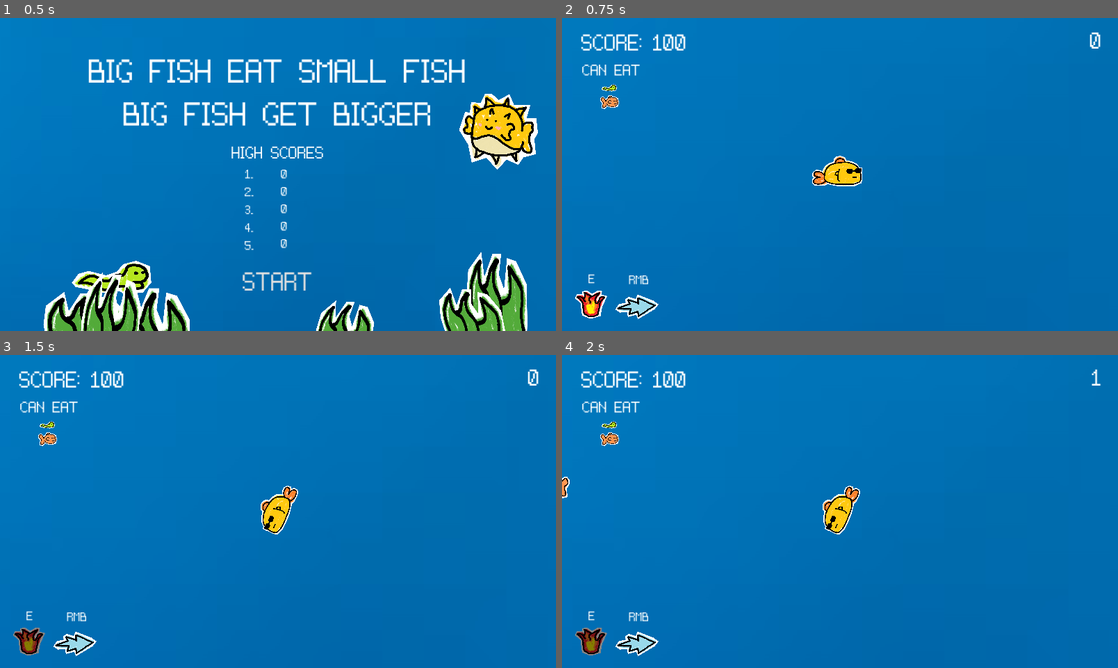
Above: before the commit, frames 1-4 (two rows, left to right).
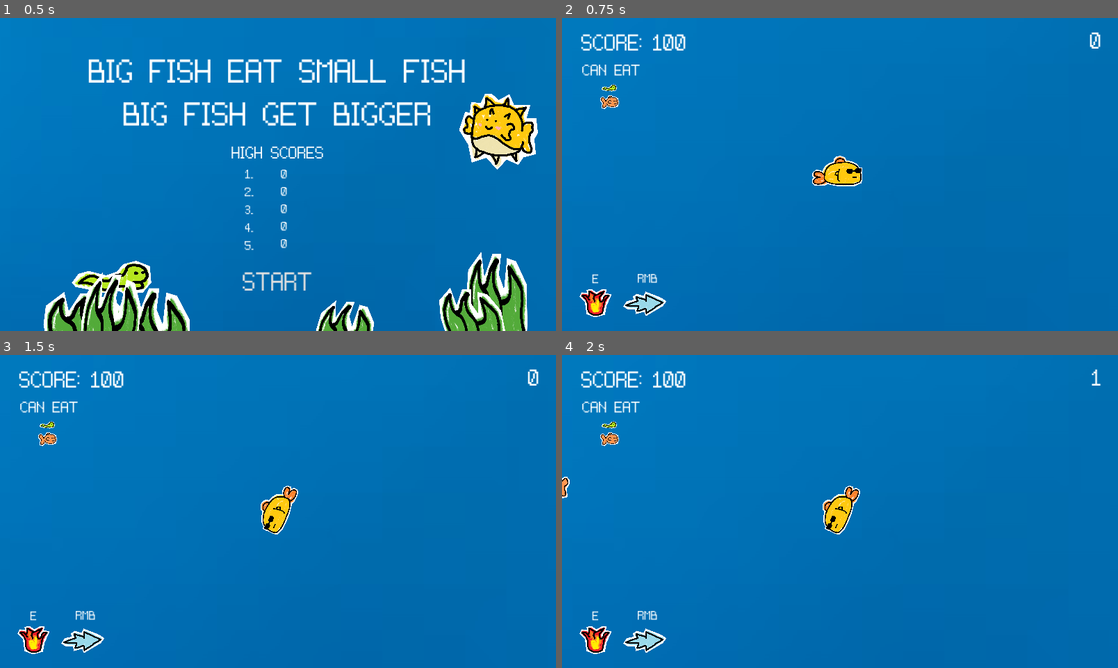
Above: after the commit, the same moments.

Repository: bryanjhdang/gmtk2024
Game: Godot game, scene res://scenes/menu.tscn
The game is run twice, just before and just after one commit, with the same random seed, the same clock (stepped at 60 frames per second) and the same inputs.
Inputs (mouse positions are in pixels of both pictures, inside the frame that each line leads up to):
- Up to frame 1 (0.5 s): no input
- Up to frame 2 (0.75 s): click "START" at 0.5 s
- Up to frame 3 (1.5 s): tap Enter at 1.25 s; move the mouse to (250, 574) at 1.27 s; hold E (frenzy) from 1.28 s (still down); tap W (chomp) at 1.35 s
- Up to frame 4 (2 s): keep holding E (frenzy)

Frame 1 is identical in both runs. In frame 2, 0.9% of the frame differs, in the area x 2-19%, y 81-97%; in frame 3, 0.9%; in frame 4, 0.9%.

Commit message:
add fixed ability assets

Diff:
--- a/scenes/dash_icon.tscn
+++ b/scenes/dash_icon.tscn
@@ -7,8 +7,8 @@
 script = ExtResource("1_wccc4")
 
 [node name="TextureProgressBar" type="TextureProgressBar" parent="."]
-offset_right = 1059.0
-offset_bottom = 913.0
+offset_right = 912.0
+offset_bottom = 794.0
 scale = Vector2(0.1, 0.1)
 texture_under = ExtResource("2_wlem2")
 texture_progress = ExtResource("2_wlem2")
--- a/scenes/frenzy_icon.tscn
+++ b/scenes/frenzy_icon.tscn
@@ -7,8 +7,10 @@
 script = ExtResource("1_0lhda")
 
 [node name="TextureProgressBar" type="TextureProgressBar" parent="."]
-offset_right = 400.0
-offset_bottom = 400.0
+offset_left = 0.999998
+offset_top = 0.999999
+offset_right = 684.0
+offset_bottom = 605.0
 scale = Vector2(0.1, 0.1)
 texture_under = ExtResource("2_51cmq")
 texture_progress = ExtResource("2_51cmq")
--- a/scenes/hud.tscn
+++ b/scenes/hud.tscn
@@ -50,31 +50,31 @@
 text = "SCORE"
 
 [node name="FrenzyIcon" parent="." instance=ExtResource("3_hfyng")]
-position = Vector2(16, 552)
+position = Vector2(35, 559)
 
 [node name="Timer" type="Timer" parent="FrenzyIcon"]
 wait_time = 10.0
 
 [node name="Label" type="Label" parent="FrenzyIcon"]
-offset_left = 39.0
-offset_top = -30.0
-offset_right = 79.0
-offset_bottom = 2.0
+offset_left = 28.0
+offset_top = -37.0
+offset_right = 68.0
+offset_bottom = -5.0
 theme_override_fonts/font = ExtResource("2_afe6v")
 theme_override_font_sizes/font_size = 24
 text = "E"
 
 [node name="DashIcon" parent="." instance=ExtResource("3_fdjad")]
-position = Vector2(106, 552)
+position = Vector2(126, 552)
 
 [node name="Timer" type="Timer" parent="DashIcon"]
 wait_time = 2.0
 
 [node name="Label" type="Label" parent="DashIcon"]
-offset_left = 33.0
-offset_top = -28.0
-offset_right = 74.0
-offset_bottom = 4.0
+offset_left = 31.0
+offset_top = -31.0
+offset_right = 72.0
+offset_bottom = 1.0
 theme_override_fonts/font = ExtResource("2_afe6v")
 theme_override_font_sizes/font_size = 24
 text = "RMB"
--- a/scripts/fish.gd
+++ b/scripts/fish.gd
@@ -50,11 +50,11 @@
 func _on_detection_range_body_entered(body: Node2D) -> void:
 	#if game_manager.score < value:
 	is_detected = true
-	print('im gonna getcha!')
+	#print('im gonna getcha!')
 
 func _on_detection_range_body_exited(body: Node2D) -> void:
 	is_detected = false
-	print('phew im safe!!')
+	#print('phew im safe!!')
 
 func interact_with_player():
 	var direction: Vector2
--- a/scripts/game_manager.gd
+++ b/scripts/game_manager.gd
@@ -16,7 +16,7 @@
 func add_point(amount: float) -> void:
 	score += amount
 	update_score_label()
-	print(score)
+	#print(score)
 
 func update_score_label() -> void:
 	if hud:
@@ -25,13 +25,13 @@
 func set_winner() -> void:
 	self.addScore(score)
 	Global.latestScore = score
-	print("latest score: %d" % score)
+	#print("latest score: %d" % score)
 	get_tree().change_scene_to_file.call_deferred("res://scenes/winner.tscn")
 
 func set_game_over() -> void:
 	self.addScore(score)
 	Global.latestScore = score
-	print("latest score: %d" % score)
+	#print("latest score: %d" % score)
 	get_tree().change_scene_to_file.call_deferred("res://scenes/game_over.tscn")
 
 func addScore(score) -> void:
@@ -44,7 +44,7 @@
 	Global.save_data.high_score_4 = Global.topScores[3]
 	Global.save_data.high_score_5 = Global.topScores[4]
 	Global.save_data.save()
-	print(Global.topScores)
+	#print(Global.topScores)
 
 func descending_bsearch(a, b) -> bool:
 	if a >= b:
--- a/scripts/hud.gd
+++ b/scripts/hud.gd
@@ -38,6 +38,7 @@
 
 func _process(delta):
 	frenzy_icon.pb.value = 100 - (frenzyTimer.time_left * 10)
+	print(frenzyTimer.time_left)
 	dash_icon.pb.value = 100 - (dashTimer.time_left * 100 / 2)
 	time += delta
 	$timerLabel.text = "%d" % time
--- a/scripts/player.gd
+++ b/scripts/player.gd
@@ -134,23 +134,29 @@
 
 # The player bites on an enemy giving bonus combos
 func _chomp() -> void:
-	print("chomp")
+	#print("chomp")
+	pass
 
 
 # If combo meter is full, it activates a temporary speed boost and invincibility from the fishes
 func _frenzy() -> void:
 	if cast_frenzy:
+		print("activate frenzy")
 		cast_frenzy = false
-		hud._frenzyCooldown()
 		frenzy_enabled = true
 		set_collision_layer_value(1, false)
-		await get_tree().create_timer(3.0).timeout
-		frenzy_enabled = false
-		set_collision_layer_value(1, true)
+		var frenzy_timer: SceneTreeTimer = get_tree().create_timer(3.0)
+		frenzy_timer.timeout.connect(_end_frenzy)
+
+func _end_frenzy() -> void:
+	frenzy_enabled = false
+	hud._frenzyCooldown()
+	set_collision_layer_value(1, true)
+	print("frenzy ended")
 
 # DEBUG: kill yourself NOW.
 func _suicide() -> void:
-	print("dying")
+	#print("dying")
 	_die()
 
 
@@ -165,7 +171,7 @@
 
 func _damaged() -> void:
 	# knockback, temp invincibility
-	print("got hit")
+	#print("got hit")
 	game_manager.set_game_over()
 
 
@@ -173,4 +179,4 @@
 	# play death animation, call end game
 
 	game_manager.set_game_over()
-	print("died")
+	#print("died")
--- a/scripts/spawn_manager.gd
+++ b/scripts/spawn_manager.gd
@@ -100,11 +100,11 @@
 
 	current_fish_count += 1
 	spawn_timer.wait_time = randi_range(1, 3)
-	print(spawn_timer.wait_time)
+	#print(spawn_timer.wait_time)
 
-	print("Spawned fish at position: ", fish_instance.position)
+	#print("Spawned fish at position: ", fish_instance.position)
 
-	print(fish_instance.value)
+	#print(fish_instance.value)
 
 func _choose_fish_to_spawn() -> Fish:
 	#var cum_prob = 0.0
Binary file changed: assets/dash_cutout.png
Binary file changed: assets/frenzy_cutout.png
